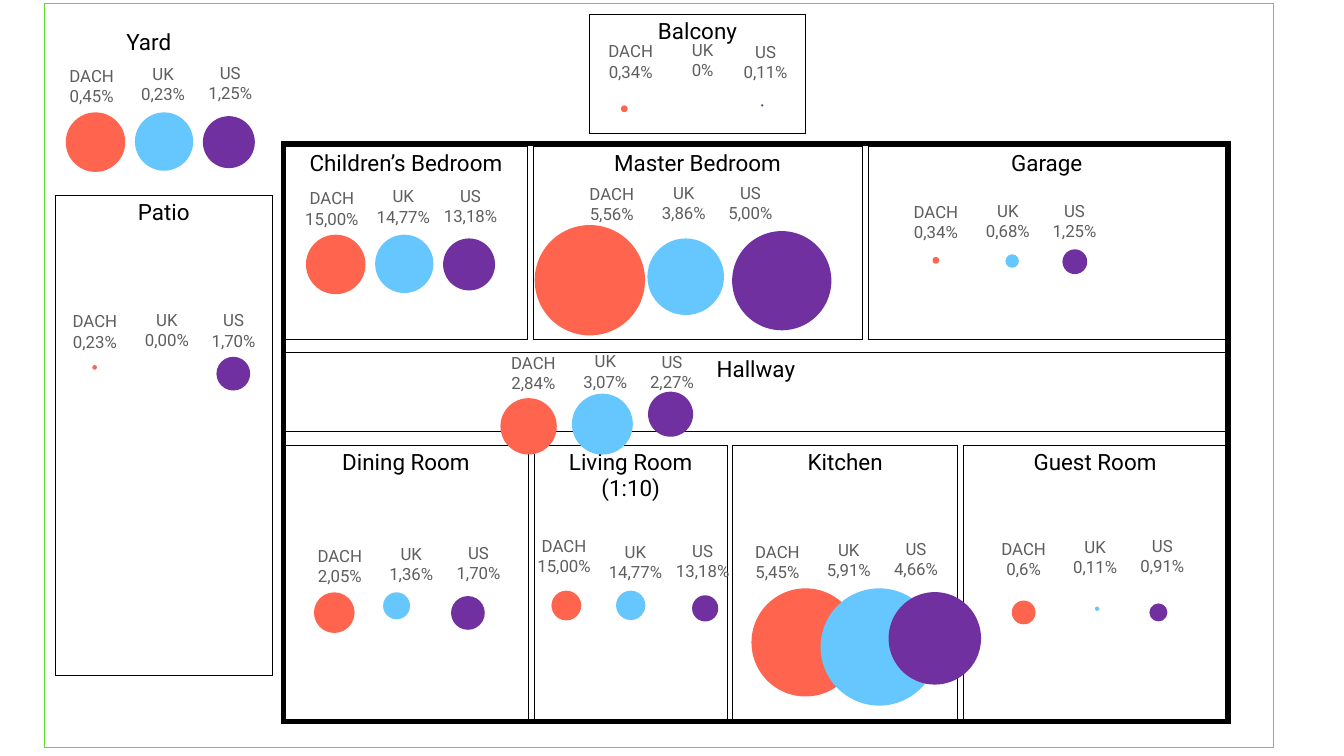
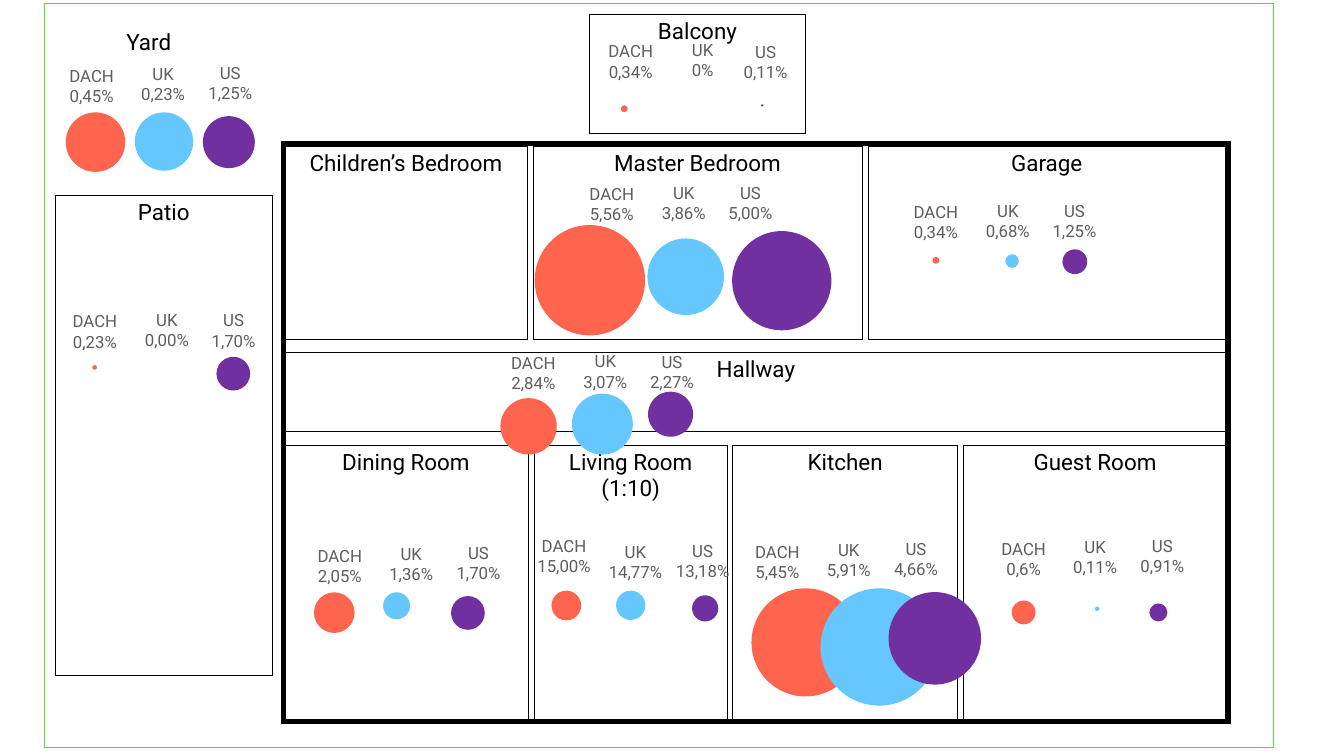
Before and after one commit to wenzelt/surveyR, a slide deck: slide 1 of House_Layout_PPT.pptx. Drawn at 1344x756 pixels with LibreOffice and Linux fonts; fonts in the diff are those of the drawing. Boxes give left, top, right and bottom in pixels: in the first picture for what was removed or moved away, otherwise in the second. Text is boxed around its words. In the diff, an @@ line names an element or a change of style, - is before the commit and + after.

```diff
--- a/House_Layout_PPT.pptx
+++ b/House_Layout_PPT.pptx
@@ text removed at (x1=305, y1=192, x2=358, y2=227) @@
-DACH
-15,00%
@@ text removed at (x1=377, y1=190, x2=430, y2=225) @@
-UK
-14,77%
@@ text removed at (x1=444, y1=190, x2=497, y2=224) @@
-US
-13,18%
@@ ellipse removed at (x1=306, y1=235, x2=365, y2=294) @@
@@ ellipse removed at (x1=375, y1=235, x2=433, y2=293) @@
@@ ellipse removed at (x1=443, y1=238, x2=495, y2=290) @@
```
Also in this commit, not shown: 1 other file.
